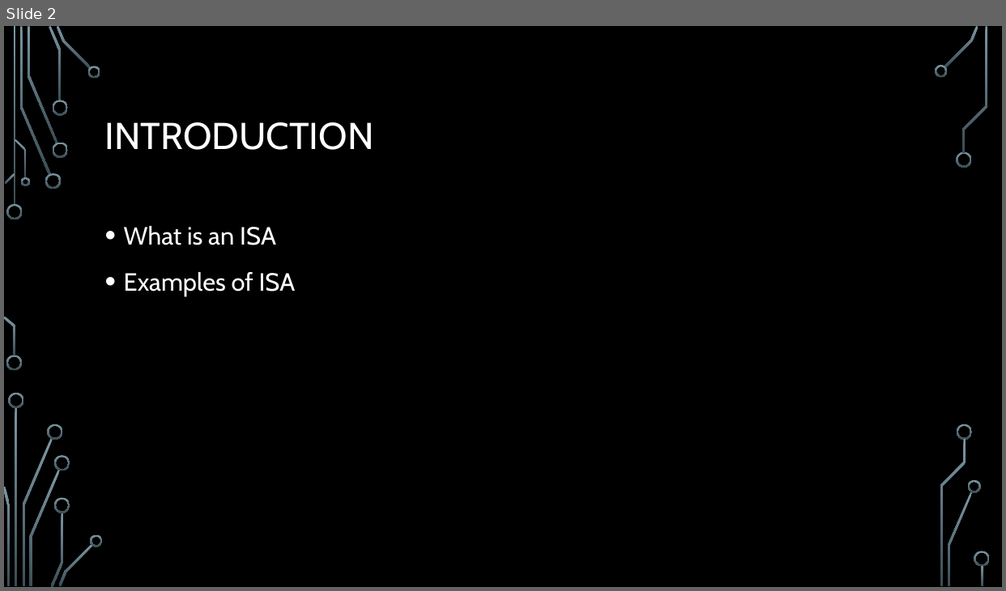
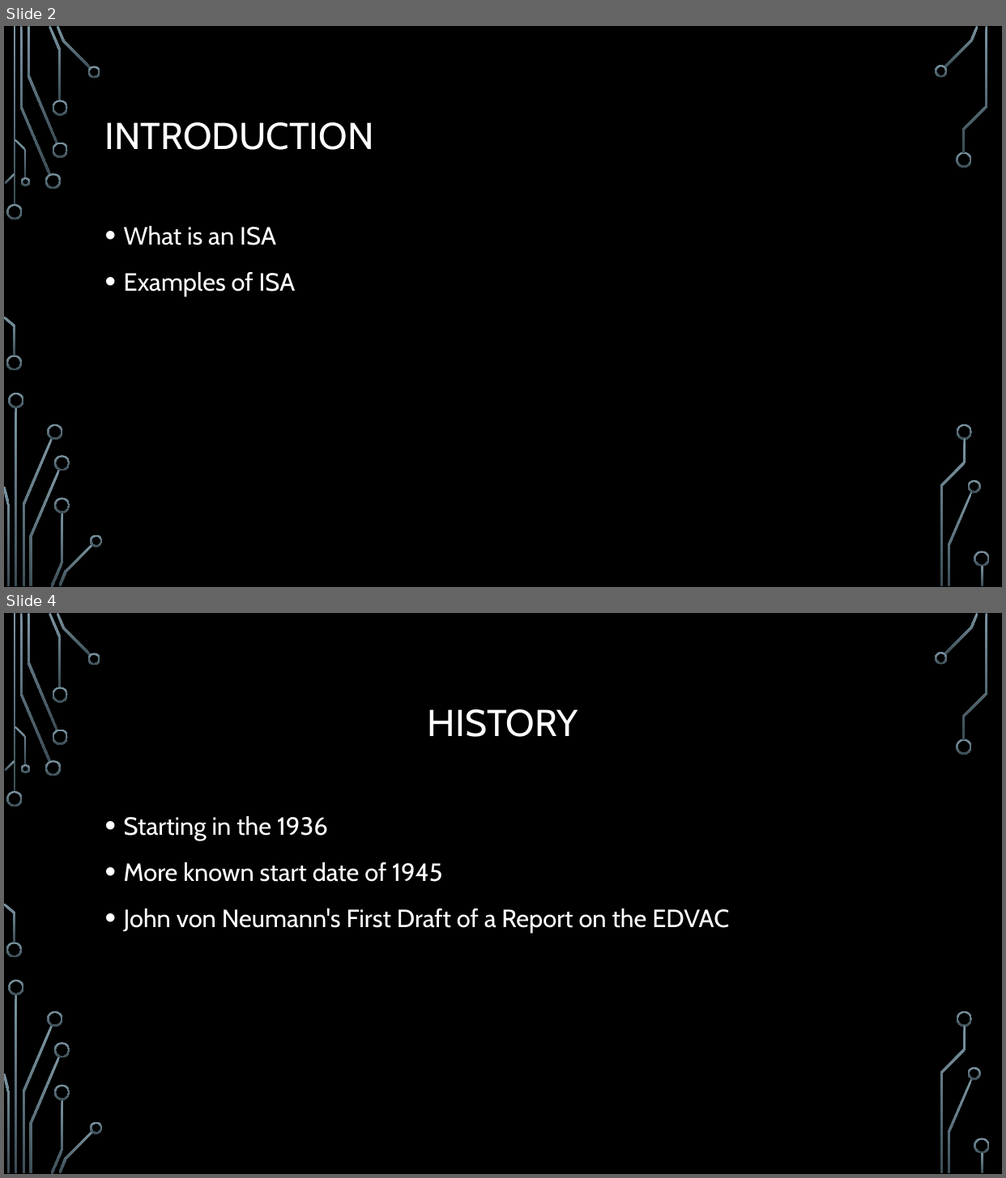
Before and after one commit to ErrkO/CSCI4800, a slide deck: Instruction Set Architecture.pptx. Shown one above the other, each under a label of ours: slide 2 before the commit, slides 2 and 4 after it; the slides between them are not shown. The pictures are 1006x591 and 1006x1178 pixels, drawn with LibreOffice and Linux fonts; fonts in the diff are those of the drawing; background and template pictures are left out. Boxes give left, top, right and bottom in pixels: in the first picture for what was removed or moved away, otherwise in the second. Text is boxed around its words. In the diff, an @@ line names an element or a change of style, - is before the commit and + after.

```diff
--- a/Instruction Set Architecture.pptx
+++ b/Instruction Set Architecture.pptx
@@ slide 4 added at bbox=[4, 613, 1002, 1174], background picture (left out); not listed: 36 template elements that a slide beside it also shows @@
@@ title added at bbox=[428, 709, 578, 737], 36 pt, text #2D2D2D @@
+HISTORY
@@ text added at bbox=[124, 816, 729, 933], 24 pt, text #2D2D2D @@
+• Starting in the 1936
+• More known start date of 1945
+• John von Neumann's First Draft of a Report on the EDVAC
```
Also in this commit, not shown: 1 slide changed, 7 other slides added, 11 other files.
